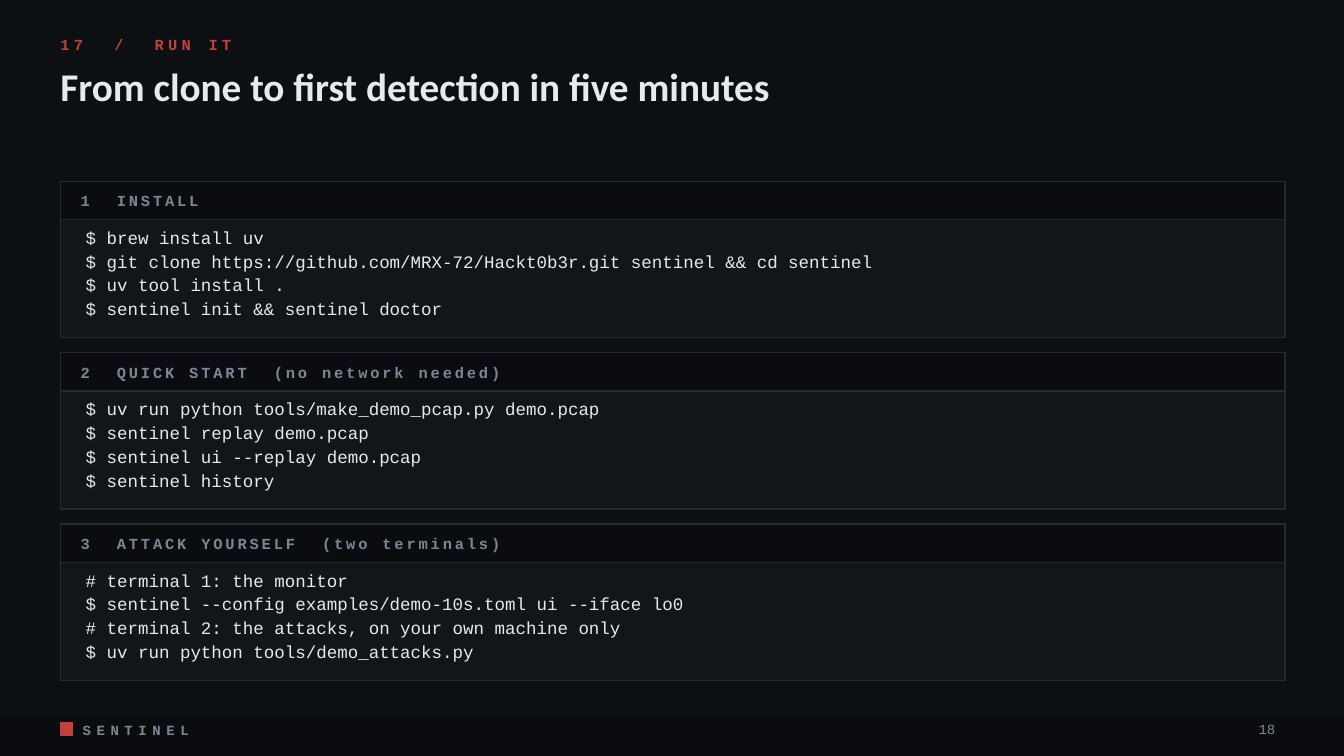
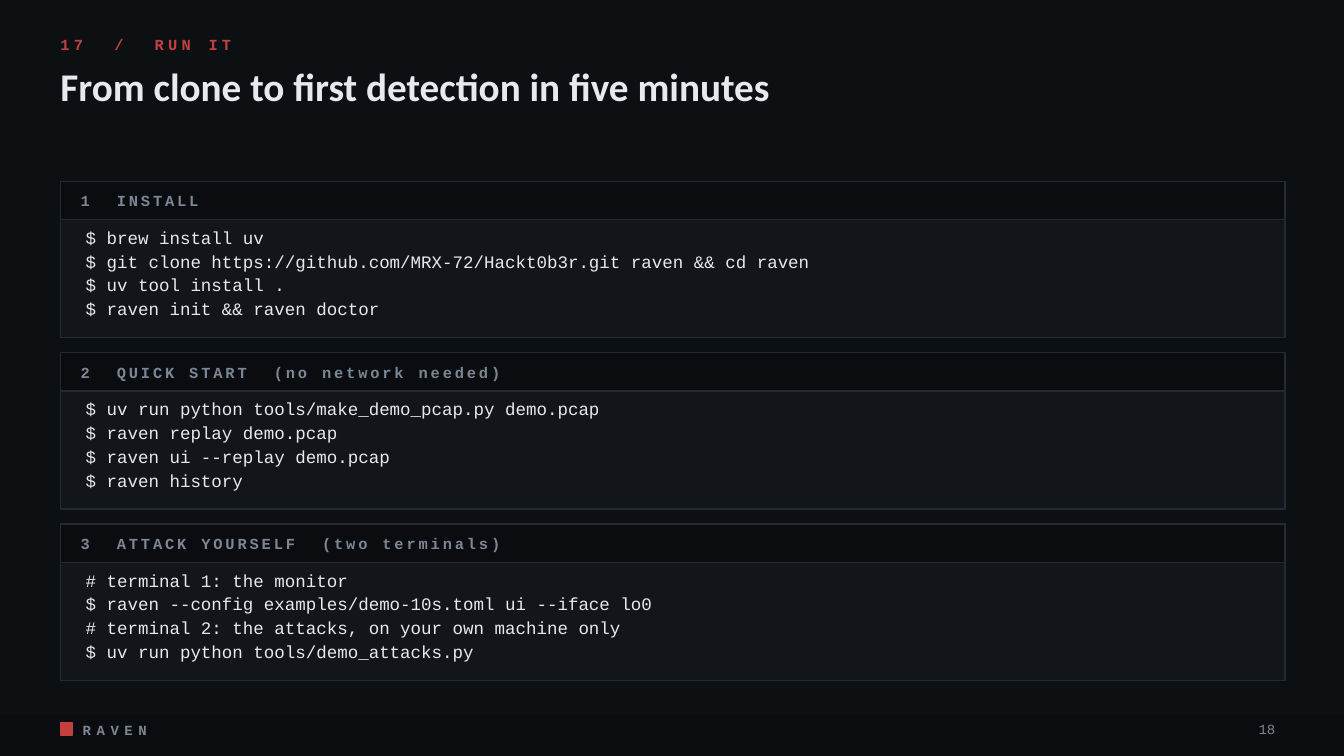
Before and after one commit to MRX-72/Hackt0b3r, a slide deck: slide 18 of docs/pitch/Raven_Pitch.pptx. Drawn at 1344x756 pixels with LibreOffice and Linux fonts; fonts in the diff are those of the drawing. Boxes give left, top, right and bottom in pixels: in the first picture for what was removed or moved away, otherwise in the second. Text is boxed around its words. In the diff, an @@ line names an element or a change of style, - is before the commit and + after.

Commit message:
Pitch deck: Raven branding, fresh console screenshots, updated test counts

```diff
--- a/docs/pitch/Raven_Pitch.pptx
+++ b/docs/pitch/Raven_Pitch.pptx
@@ text at (107,256,809,272): text changed @@
-$ git clone https://github.com/MRX-72/Hackt0b3r.git sentinel && cd sentinel
+$ git clone https://github.com/MRX-72/Hackt0b3r.git raven && cd raven
@@ text at (107,303,379,316): text changed @@
-$ sentinel init && sentinel doctor
+$ raven init && raven doctor
@@ text at (107,427,389,491): text changed @@
-$ sentinel replay demo.pcap
-$ sentinel ui --replay demo.pcap
-$ sentinel history
+$ raven replay demo.pcap
+$ raven ui --replay demo.pcap
+$ raven history
@@ text at (107,598,651,614): text changed @@
-$ sentinel --config examples/demo-10s.toml ui --iface lo0
+$ raven --config examples/demo-10s.toml ui --iface lo0
@@ text at (83,726,147,735): text changed @@
-SENTINEL
+RAVEN
```
Also in this commit, not shown: 18 other slides changed, 7 other files.
